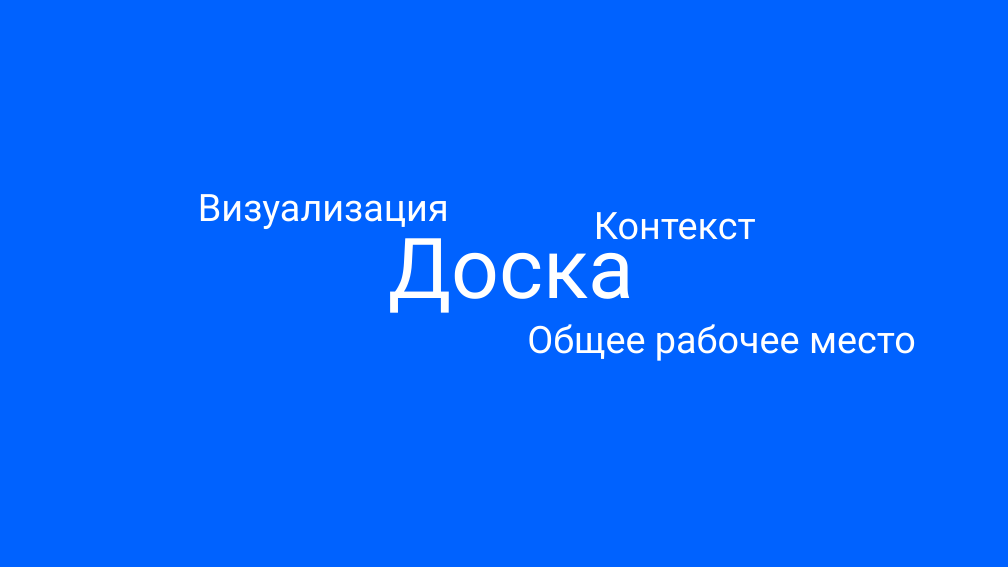
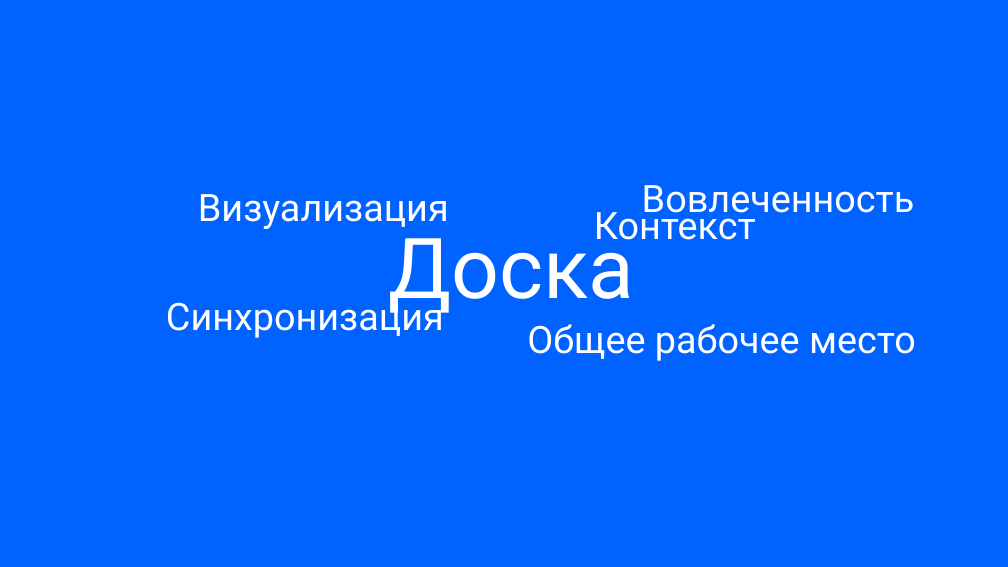
Before and after one commit to schierketsu/surf, a slide deck: slide 2 of тз.pptx (slide 1 before the commit). Drawn at 1008x567 pixels with LibreOffice and Linux fonts; fonts in the diff are those of the drawing. Boxes give left, top, right and bottom in pixels: in the first picture for what was removed or moved away, otherwise in the second. Text is boxed around its words. In the diff, an @@ line names an element or a change of style, - is before the commit and + after.

```diff
--- a/тз.pptx
+++ b/тз.pptx
@@ text added at [642,185,915,222], 36 pt, text #FFFFFF @@
+Вовлеченность
@@ text added at [166,296,444,338], 36 pt, text #FFFFFF @@
+Синхронизация
```
Also in this commit, not shown: 4 other slides changed, 1 slide added, 1 slide removed.
